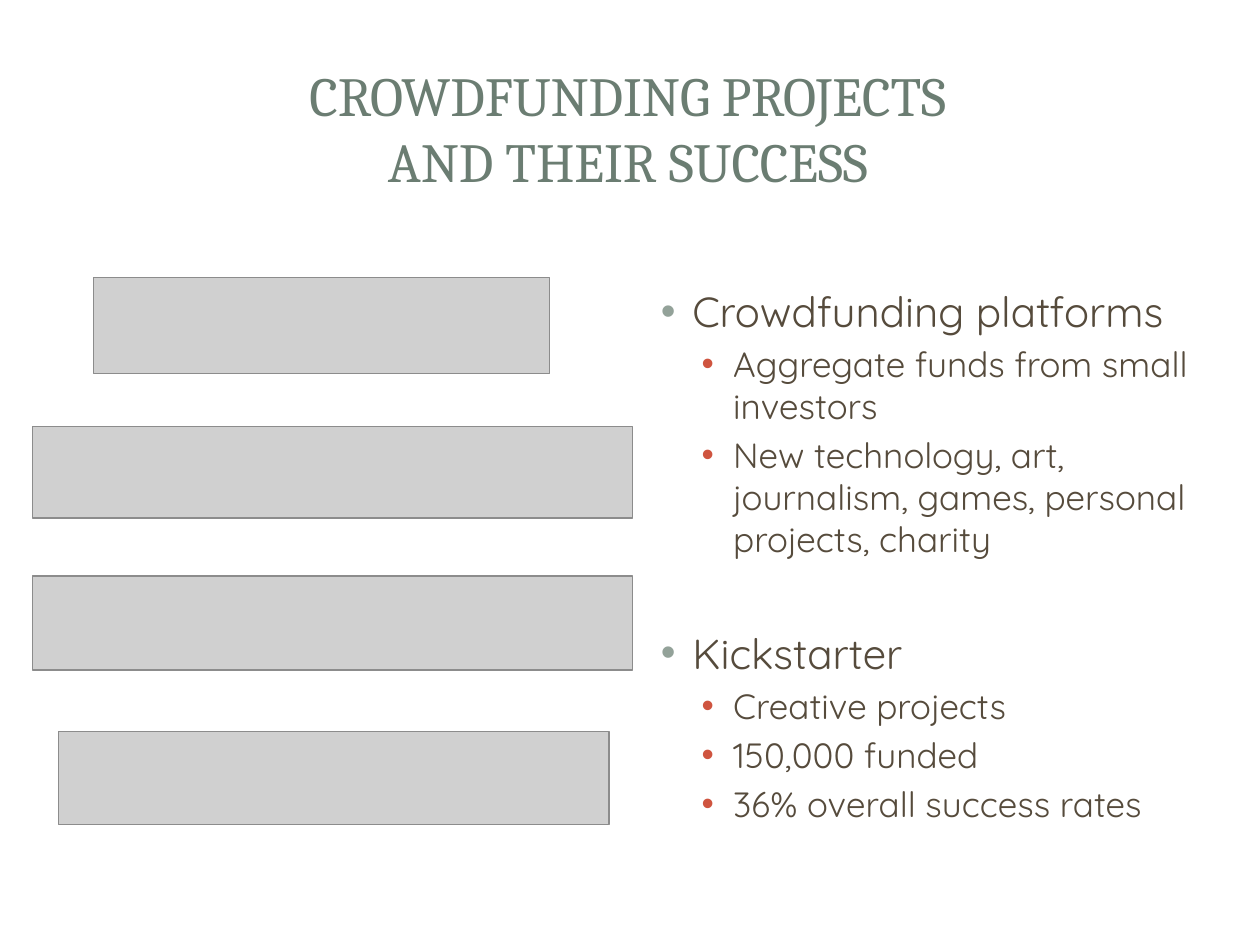
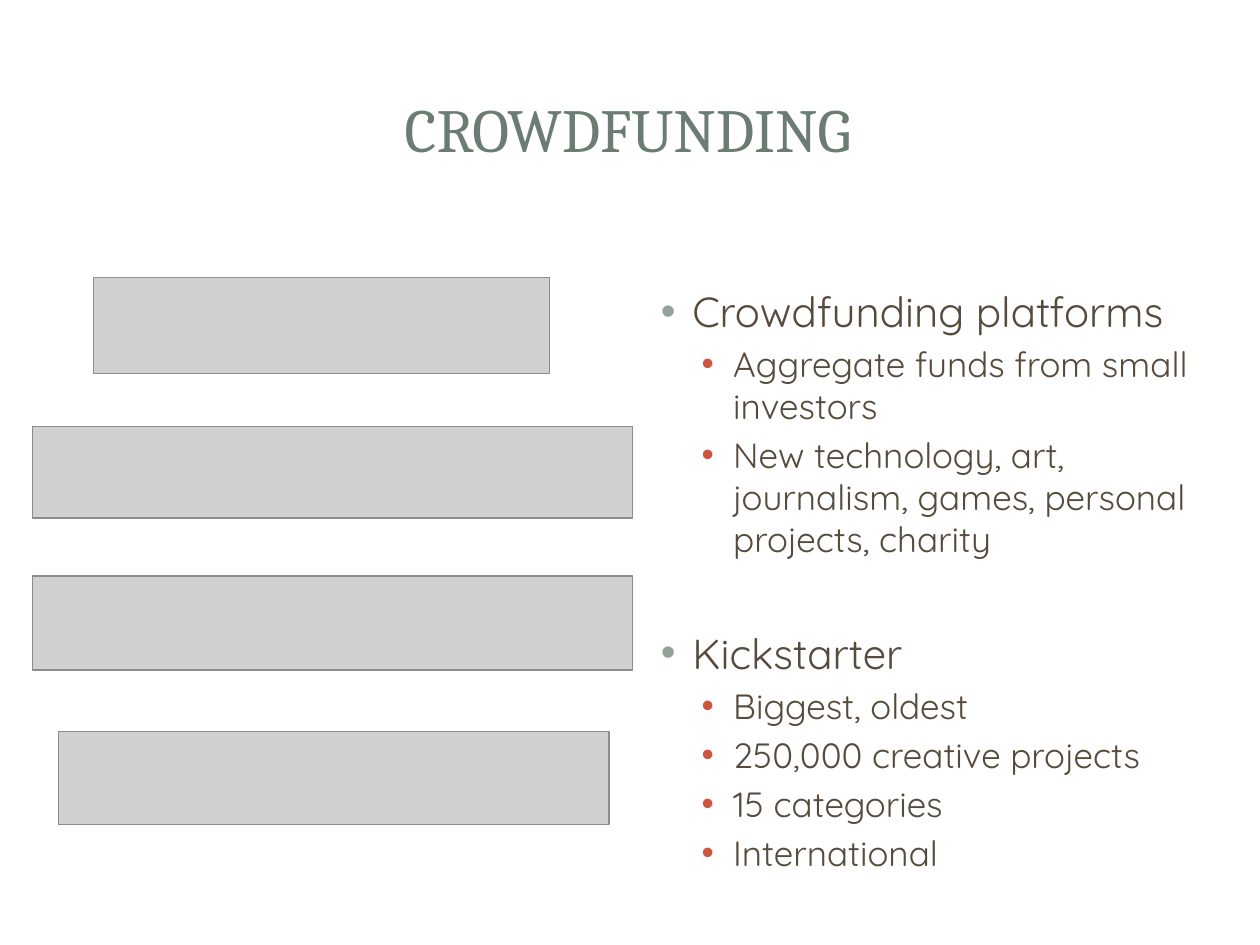
Before and after one commit to vlcekl/ds-crowdfunding, a slide deck: slide 2 of reports/crowdfunding_slidedeck.pptx. Drawn at 1260x945 pixels with LibreOffice and Linux fonts; fonts in the diff are those of the drawing; grey boxes stand for pictures; background and template pictures are left out. Boxes give left, top, right and bottom in pixels: in the first picture for what was removed or moved away, otherwise in the second. Text is boxed around its words. In the diff, an @@ line names an element or a change of style, - is before the commit and + after.

Commit message:
edited slides

```diff
--- a/reports/crowdfunding_slidedeck.pptx
+++ b/reports/crowdfunding_slidedeck.pptx
@@ title at [405,110,851,153]: text changed; size 31.5 to 35 pt @@
-CROWDFUNDING PROJECTS
-AND THEIR SUCCESS
+CROWDFUNDING
@@ text at [733,693,1140,867]: text changed @@
-  • Creative projects
-  • 150,000 funded
-  • 36% overall success rates
+  • Biggest, oldest
+  • 250,000 creative projects
+  • 15 categories
+  • International
```
Also in this commit, not shown: 8 other slides changed.
